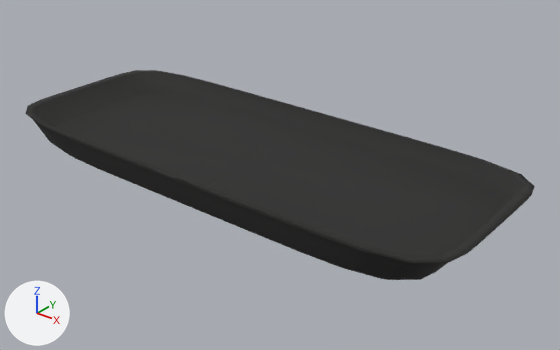
Two versions of the glTF model public/modelos/ORI-40.glb, one commit apart.
Before and after are seen from a camera (50 mm lens) standing at (0.264, -0.305, 0.194) and looking at (0.015, 0.007, 0.001). The lights are fixed; the arrows at lower left show +X, +Y and +Z. The picture after the commit comes second. Where no turn or scale is listed for an object, it has been applied to the vertices.
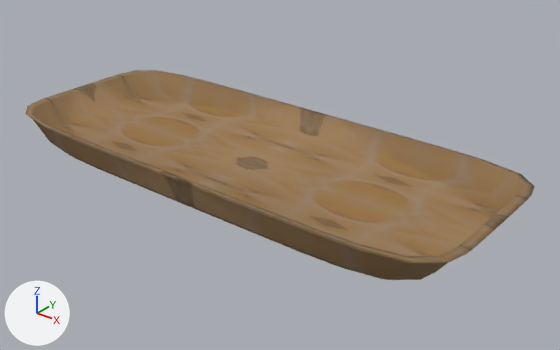
What the commit changed:
Picture 'ORI-40-0-top.jpg' (img_ori_40_0_top_jpg) is new.
Material 'tex|ORI-40-0-top.jpg|5,5,5|matte' (mat_tex_ori_40_0_top_jpg_5_5_5_matte) is new.
Its texture is img_ori_40_0_top_jpg.
Its roughness is 0.78.
me_mesh_0 has 296 vertices, 576 faces and spans x -0.15..0.15, y -0.06..0.06, z 0.0..0.02.
me_mesh_0 no longer uses material mat_ceramica (black #282827).
me_mesh_0 gains material mat_tex_ori_40_0_top_jpg_5_5_5_matte (picture img_ori_40_0_top_jpg).

Changed parts and their boxes [x1, y1, x2, y2] in the pictures (560 x 350 px):
'Mesh_0', recoloured (black to brown)
    both: [26, 70, 535, 280]
